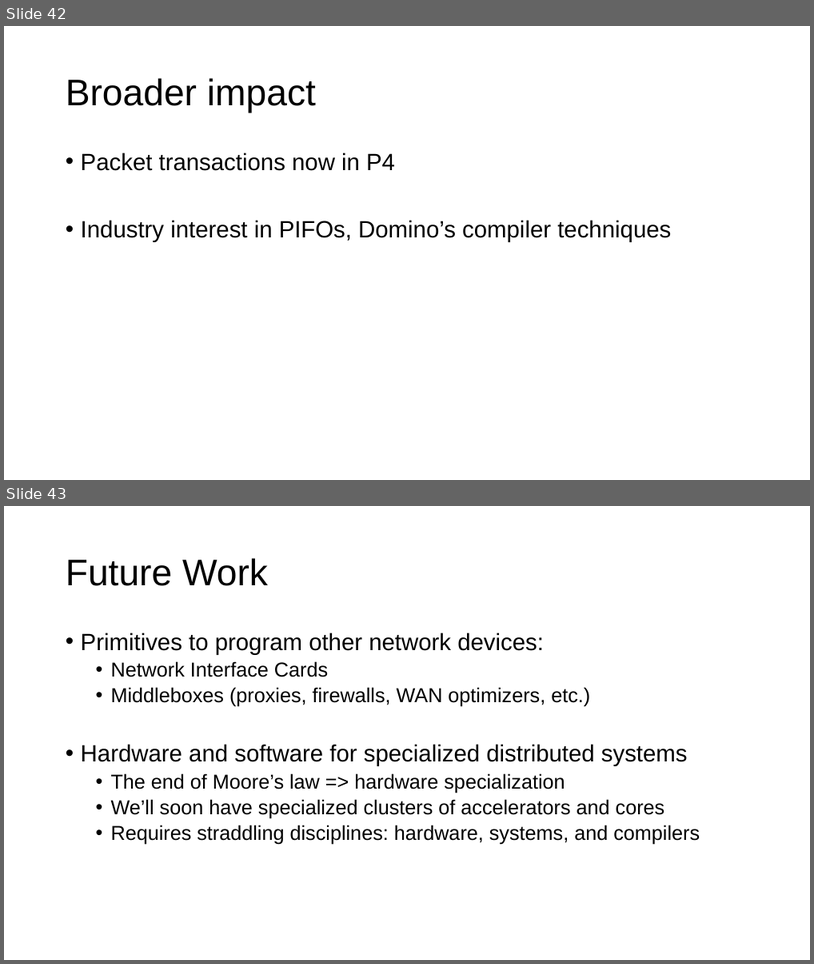
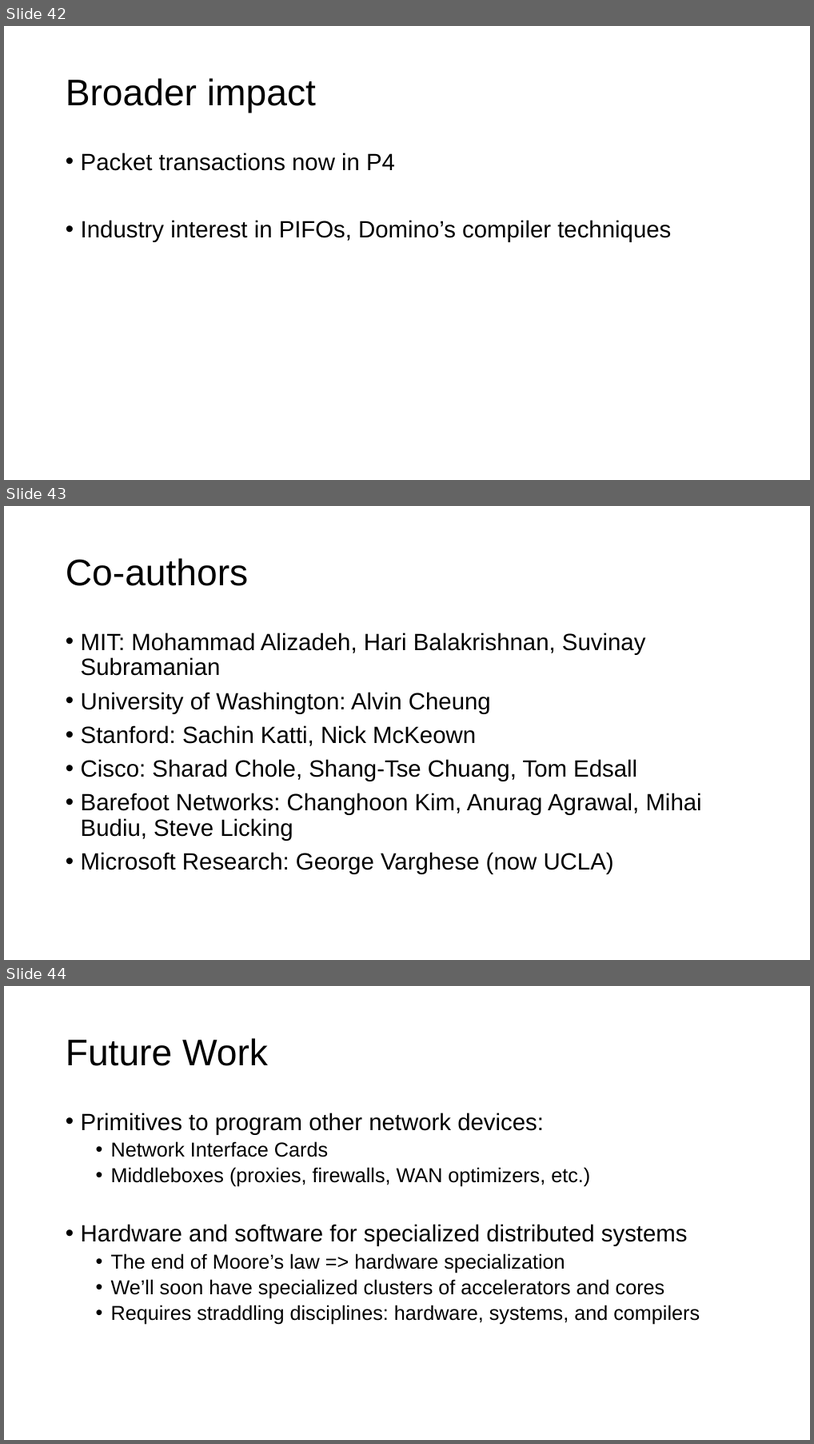
Before and after one commit to anirudhSK/pifo-domino-marple-ppts, a slide deck: combined_domino_pifo.pptx. Shown one above the other, each under a label of ours: slides 42 and 43 before the commit, slides 42, 43 and 44 after it. The pictures are 814x964 and 814x1444 pixels, drawn with LibreOffice and Linux fonts; fonts in the diff are those of the drawing. Boxes give left, top, right and bottom in pixels: in the first picture for what was removed or moved away, otherwise in the second. Text is boxed around its words. In the diff, an @@ line names an element or a change of style, - is before the commit and + after.

Commit message:
Add co-authors to penultimate slide

```diff
--- a/combined_domino_pifo.pptx
+++ b/combined_domino_pifo.pptx
@@ slide 43 added at (4,506,810,960), background #FFFFFF @@
@@ title added at (66,558,248,586), 44 pt, text #000000 @@
+Co-authors
@@ text added at (81,632,702,874), 28 pt, text #000000 @@
+• MIT: Mohammad Alizadeh, Hari Balakrishnan, Suvinay Subramanian
+• University of Washington: Alvin Cheung
+• Stanford: Sachin Katti, Nick McKeown
+• Cisco: Sharad Chole, Shang-Tse Chuang, Tom Edsall
+• Barefoot Networks: Changhoon Kim, Anurag Agrawal, Mihai Budiu, Steve Licking
+• Microsoft Research: George Varghese (now UCLA)
@@ what was slide 43 is now slide 44 @@
```
